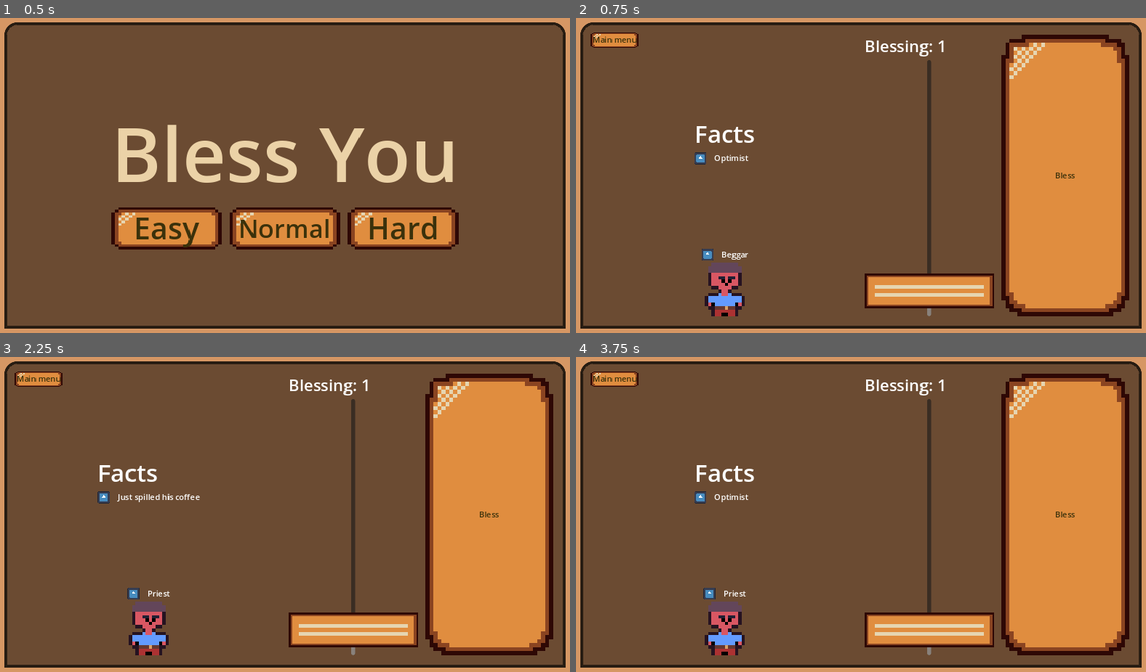
Above: before the commit, frames 1-4 (two rows, left to right).
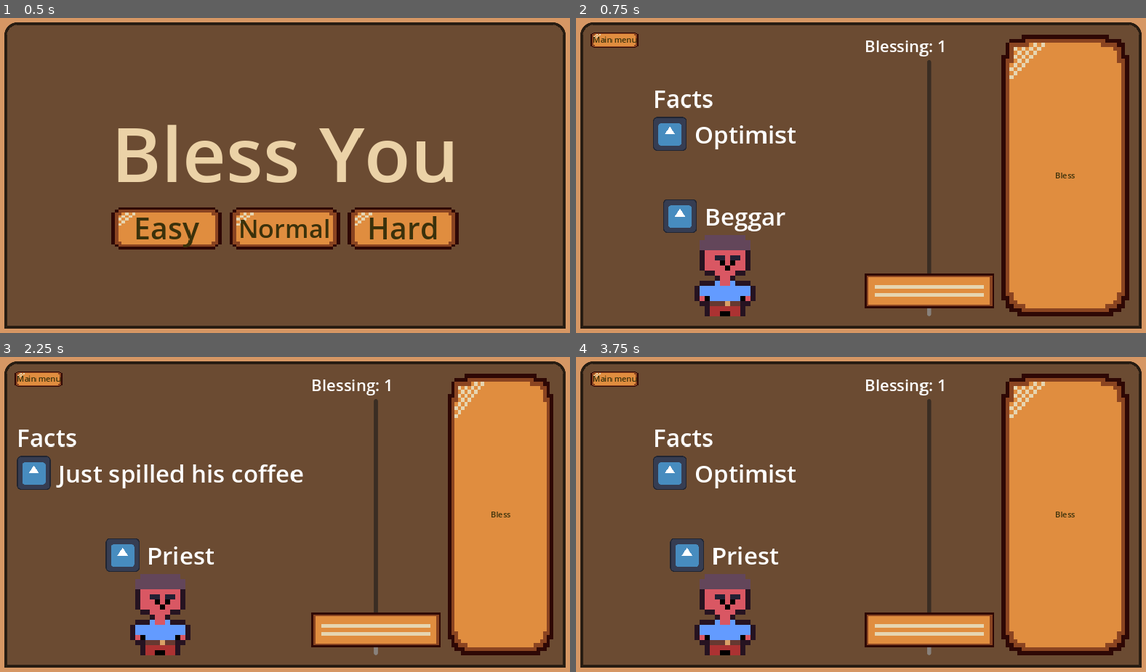
Above: after the commit, the same moments.

Repository: frostblooded/wolf
Game: Godot game, scene res://scenes/MainMenu.tscn
Same seed, same stepped clock (60 frames per second), same inputs: the game is played once before the commit and once after it. The engine's default icon, where the game draws it, is replaced by a stand-in: a white triangle on a blue panel in a dark square.
Inputs:
- Up to frame 1 (0.5 s): no input
- Up to frame 2 (0.75 s): click "Easy" at 0.5 s
- Up to frame 3 (2.25 s): click "Bless" at 1.25 s; click "Next unit" at 2 s
- Up to frame 4 (3.75 s): click "Bless" at 2.75 s; click "Next unit" at 3.5 s

Frame 1 is identical in both runs. In frame 2, 4.4% of the frame differs, in the area x 13-39%, y 23-95%; in frame 3, 13%, in the area x 2-97%, y 5-95%; in frame 4, 4.3%.

Commit message:
Resize labels in main game page

Diff:
--- a/scenes/UI/BlessingUnitUI.tscn
+++ b/scenes/UI/BlessingUnitUI.tscn
@@ -16,7 +16,13 @@
 corner_radius_top_left = 25
 corner_radius_top_right = 25
 
+[sub_resource type="Theme" id="Theme_7a33c"]
+default_font_size = 48
+
 [sub_resource type="StyleBoxEmpty" id="StyleBoxEmpty_wbhf4"]
+
+[sub_resource type="Theme" id="Theme_sk6py"]
+default_font_size = 48
 
 [node name="BlessingUnitUI" type="CanvasLayer"]
 script = ExtResource("1_pou5w")
@@ -55,7 +61,8 @@
 layout_mode = 2
 size_flags_horizontal = 4
 size_flags_vertical = 3
-size_flags_stretch_ratio = 4.0
+size_flags_stretch_ratio = 2.0
+theme = SubResource("Theme_7a33c")
 theme_override_styles/panel = SubResource("StyleBoxEmpty_wbhf4")
 
 [node name="FactsContainer" type="VBoxContainer" parent="MarginContainer/PanelContainer/MarginContainer/HBoxContainer/VBoxContainer/FactsContainerPanel"]
@@ -73,6 +80,7 @@
 [node name="UnitTypeUI" parent="MarginContainer/PanelContainer/MarginContainer/HBoxContainer/VBoxContainer" instance=ExtResource("3_5ya5b")]
 layout_mode = 2
 size_flags_horizontal = 4
+theme = SubResource("Theme_sk6py")
 
 [node name="UnitImage" type="TextureRect" parent="MarginContainer/PanelContainer/MarginContainer/HBoxContainer/VBoxContainer"]
 layout_mode = 2
Not shown: 1 places in scenes/UI/BlessingUnitUI.tscn that only renumber resources
